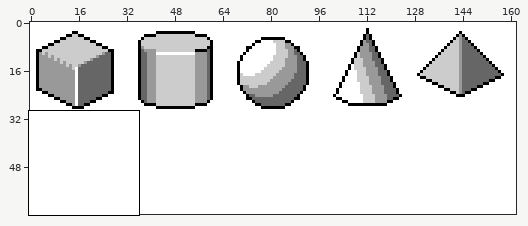
Edited in one commit: pixel-art file (BasicShapes/5shapes7.aseprite). Above: a wide view before the commit, with the close-up outlined.
Close-up. Old version:
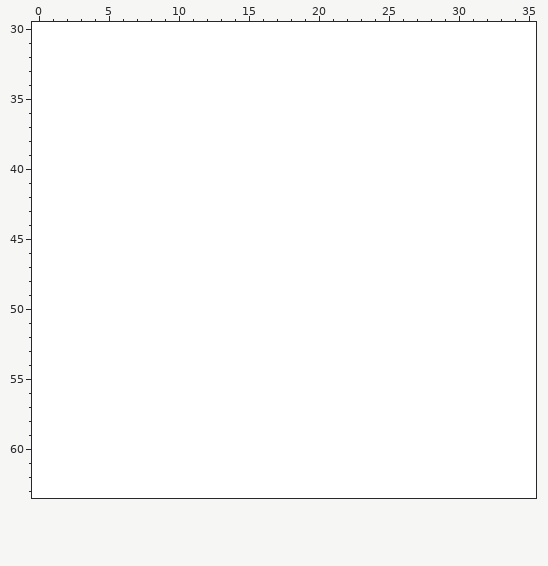
162x64 pixels, 1 frame. Shown: x 0..35, y 30..63.
The result:
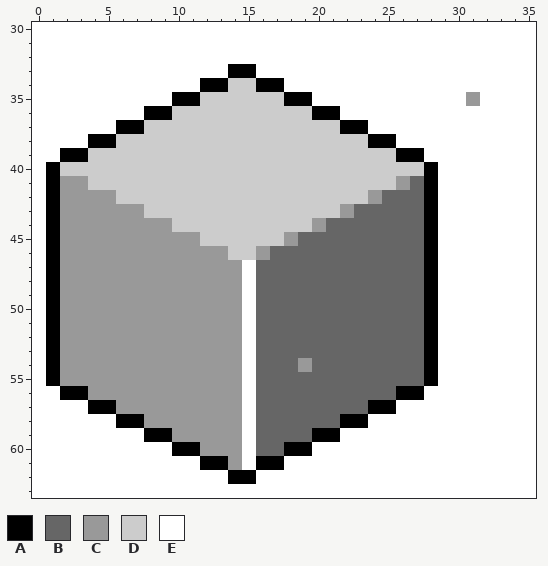
Palette (. is transparent): A #000000  B #666666  C #999999  D #cccccc  E #ffffff
Changes in this commit:
--- layer "Layer 2"
@@ x 0..35 @@
 32 EEEEEEEEEEEEEEEEEEEEEEEEEEEEEEEEEEEE
-33 EEEEEEEEEEEEEEEEEEEEEEEEEEEEEEEEEEEE
-34 EEEEEEEEEEEEEEEEEEEEEEEEEEEEEEEEEEEE
-35 EEEEEEEEEEEEEEEEEEEEEEEEEEEEEEEEEEEE
-36 EEEEEEEEEEEEEEEEEEEEEEEEEEEEEEEEEEEE
-37 EEEEEEEEEEEEEEEEEEEEEEEEEEEEEEEEEEEE
-38 EEEEEEEEEEEEEEEEEEEEEEEEEEEEEEEEEEEE
-39 EEEEEEEEEEEEEEEEEEEEEEEEEEEEEEEEEEEE
-40 EEEEEEEEEEEEEEEEEEEEEEEEEEEEEEEEEEEE
-41 EEEEEEEEEEEEEEEEEEEEEEEEEEEEEEEEEEEE
-42 EEEEEEEEEEEEEEEEEEEEEEEEEEEEEEEEEEEE
-43 EEEEEEEEEEEEEEEEEEEEEEEEEEEEEEEEEEEE
-44 EEEEEEEEEEEEEEEEEEEEEEEEEEEEEEEEEEEE
-45 EEEEEEEEEEEEEEEEEEEEEEEEEEEEEEEEEEEE
-46 EEEEEEEEEEEEEEEEEEEEEEEEEEEEEEEEEEEE
-47 EEEEEEEEEEEEEEEEEEEEEEEEEEEEEEEEEEEE
-48 EEEEEEEEEEEEEEEEEEEEEEEEEEEEEEEEEEEE
-49 EEEEEEEEEEEEEEEEEEEEEEEEEEEEEEEEEEEE
-50 EEEEEEEEEEEEEEEEEEEEEEEEEEEEEEEEEEEE
-51 EEEEEEEEEEEEEEEEEEEEEEEEEEEEEEEEEEEE
-52 EEEEEEEEEEEEEEEEEEEEEEEEEEEEEEEEEEEE
-53 EEEEEEEEEEEEEEEEEEEEEEEEEEEEEEEEEEEE
-54 EEEEEEEEEEEEEEEEEEEEEEEEEEEEEEEEEEEE
-55 EEEEEEEEEEEEEEEEEEEEEEEEEEEEEEEEEEEE
-56 EEEEEEEEEEEEEEEEEEEEEEEEEEEEEEEEEEEE
-57 EEEEEEEEEEEEEEEEEEEEEEEEEEEEEEEEEEEE
-58 EEEEEEEEEEEEEEEEEEEEEEEEEEEEEEEEEEEE
-59 EEEEEEEEEEEEEEEEEEEEEEEEEEEEEEEEEEEE
-60 EEEEEEEEEEEEEEEEEEEEEEEEEEEEEEEEEEEE
-61 EEEEEEEEEEEEEEEEEEEEEEEEEEEEEEEEEEEE
-62 EEEEEEEEEEEEEEEEEEEEEEEEEEEEEEEEEEEE
+33 EEEEEEEEEEEEEEAAEEEEEEEEEEEEEEEEEEEE
+34 EEEEEEEEEEEEAADDAAEEEEEEEEEEEEEEEEEE
+35 EEEEEEEEEEAADDDDDDAAEEEEEEEEEEECEEEE
+36 EEEEEEEEAADDDDDDDDDDAAEEEEEEEEEEEEEE
+37 EEEEEEAADDDDDDDDDDDDDDAAEEEEEEEEEEEE
+38 EEEEAADDDDDDDDDDDDDDDDDDAAEEEEEEEEEE
+39 EEAADDDDDDDDDDDDDDDDDDDDDDAAEEEEEEEE
+40 EADDDDDDDDDDDDDDDDDDDDDDDDDDAEEEEEEE
+41 EACCDDDDDDDDDDDDDDDDDDDDDDCBAEEEEEEE
+42 EACCCCDDDDDDDDDDDDDDDDDDCBBBAEEEEEEE
+43 EACCCCCCDDDDDDDDDDDDDDCBBBBBAEEEEEEE
+44 EACCCCCCCCDDDDDDDDDDCBBBBBBBAEEEEEEE
+45 EACCCCCCCCCCDDDDDDCBBBBBBBBBAEEEEEEE
+46 EACCCCCCCCCCCCDDCBBBBBBBBBBBAEEEEEEE
+47 EACCCCCCCCCCCCCEBBBBBBBBBBBBAEEEEEEE
+48 EACCCCCCCCCCCCCEBBBBBBBBBBBBAEEEEEEE
+49 EACCCCCCCCCCCCCEBBBBBBBBBBBBAEEEEEEE
+50 EACCCCCCCCCCCCCEBBBBBBBBBBBBAEEEEEEE
+51 EACCCCCCCCCCCCCEBBBBBBBBBBBBAEEEEEEE
+52 EACCCCCCCCCCCCCEBBBBBBBBBBBBAEEEEEEE
+53 EACCCCCCCCCCCCCEBBBBBBBBBBBBAEEEEEEE
+54 EACCCCCCCCCCCCCEBBBCBBBBBBBBAEEEEEEE
+55 EACCCCCCCCCCCCCEBBBBBBBBBBBBAEEEEEEE
+56 EEAACCCCCCCCCCCEBBBBBBBBBBAAEEEEEEEE
+57 EEEEAACCCCCCCCCEBBBBBBBBAAEEEEEEEEEE
+58 EEEEEEAACCCCCCCEBBBBBBAAEEEEEEEEEEEE
+59 EEEEEEEEAACCCCCEBBBBAAEEEEEEEEEEEEEE
+60 EEEEEEEEEEAACCCEBBAAEEEEEEEEEEEEEEEE
+61 EEEEEEEEEEEEAACEAAEEEEEEEEEEEEEEEEEE
+62 EEEEEEEEEEEEEEAAEEEEEEEEEEEEEEEEEEEE
 63 EEEEEEEEEEEEEEEEEEEEEEEEEEEEEEEEEEEE
